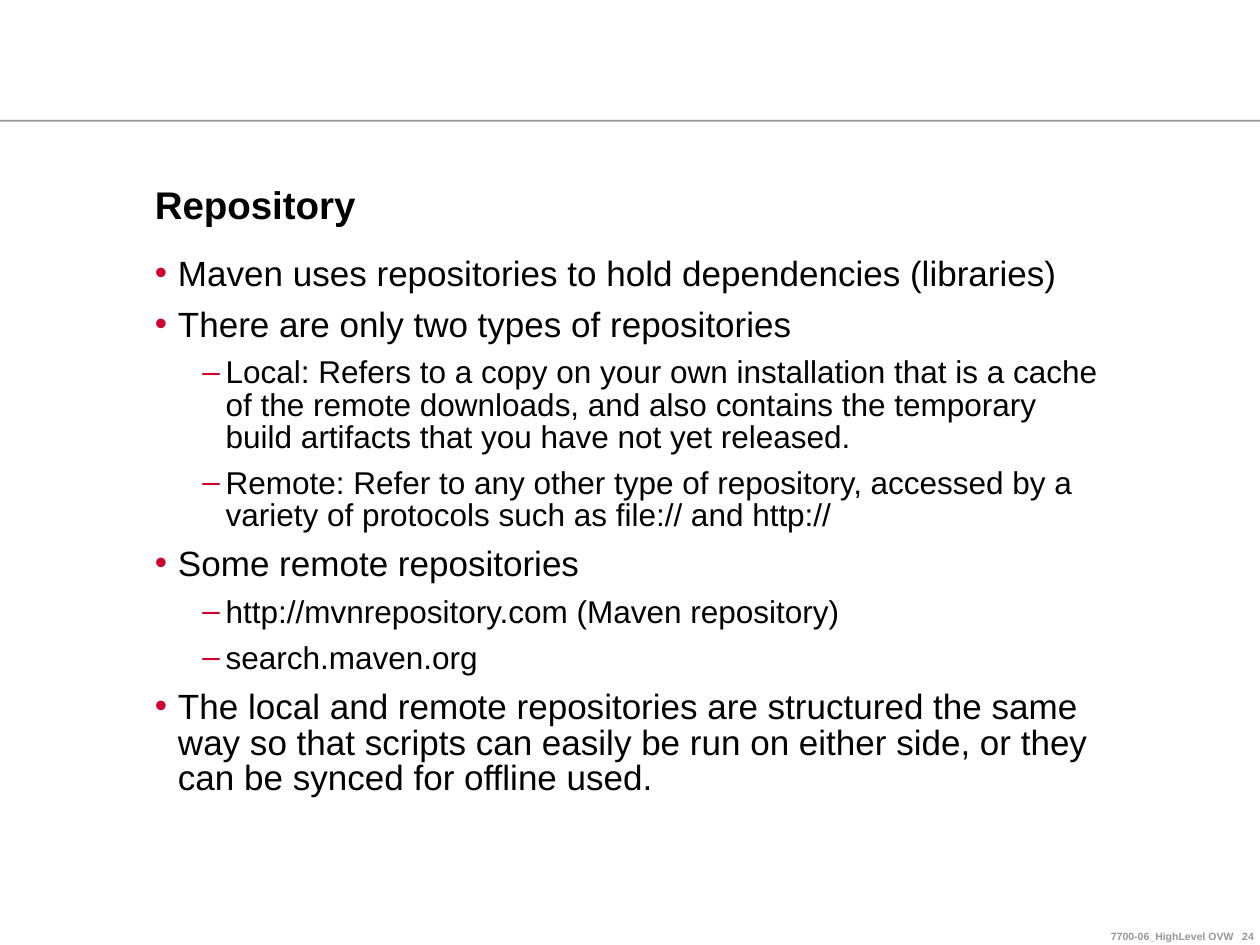
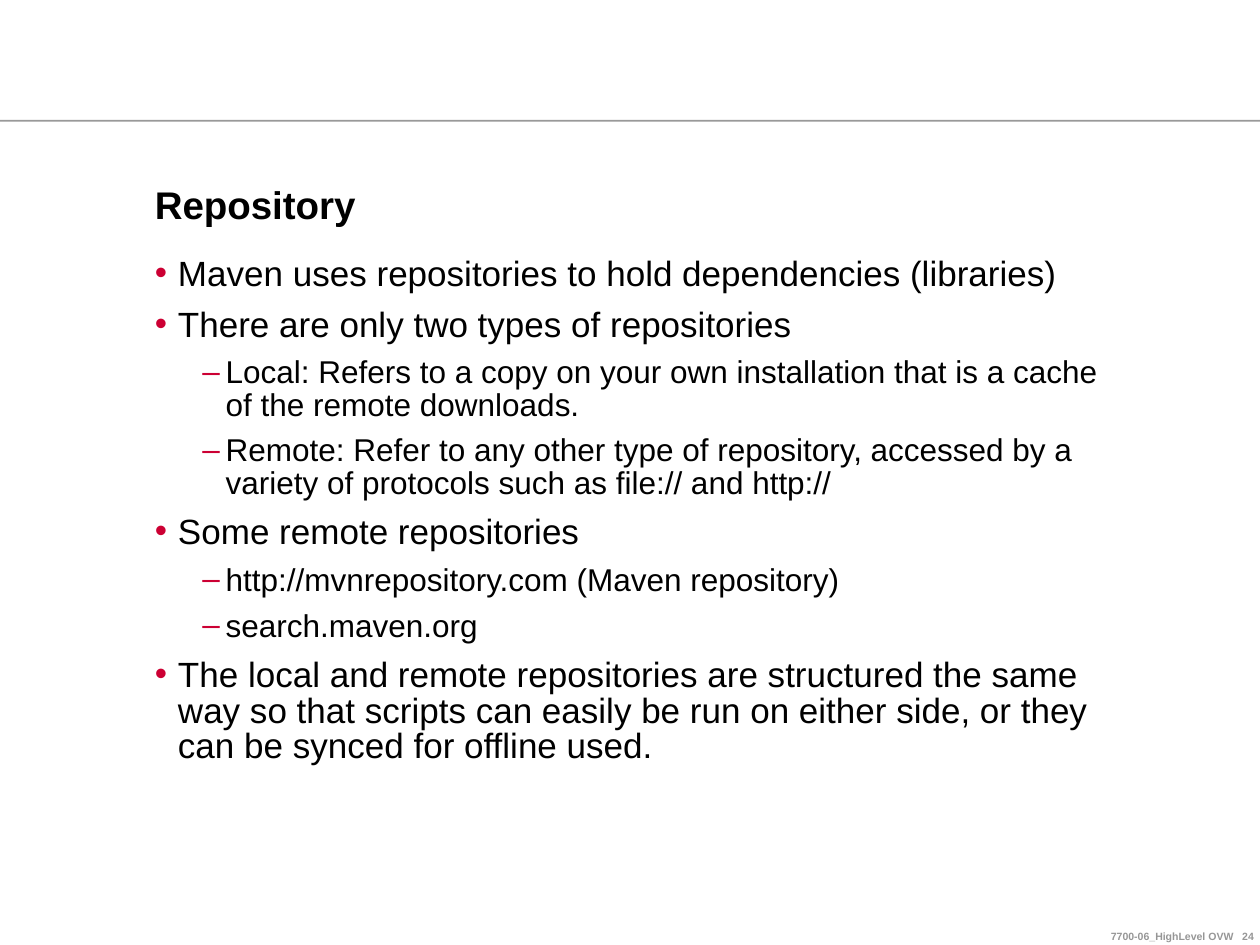
Before and after one commit to ndlongit/longnd-data, a slide deck: slide 24 of Document/Tutorial/Maven for Beginners.ppt. Drawn at 1260x945 pixels with LibreOffice and Linux fonts; fonts in the diff are those of the drawing; background and template pictures are left out. Boxes give left, top, right and bottom in pixels: in the first picture for what was removed or moved away, otherwise in the second. Text is boxed around its words. In the diff, an @@ line names an element or a change of style, - is before the commit and + after.

```diff
--- a/Document/Tutorial/Maven for Beginners.ppt
+++ b/Document/Tutorial/Maven for Beginners.ppt
@@ text at (x1=226, y1=360, x2=1097, y2=417): text changed @@
-  – Local: Refers to a copy on your own installation that is a cache of the remote downloads, and also contains the temporary build artifacts that you have not yet released.
+  – Local: Refers to a copy on your own installation that is a cache of the remote downloads.
```
Also in this commit, not shown: 13 other slides changed.
